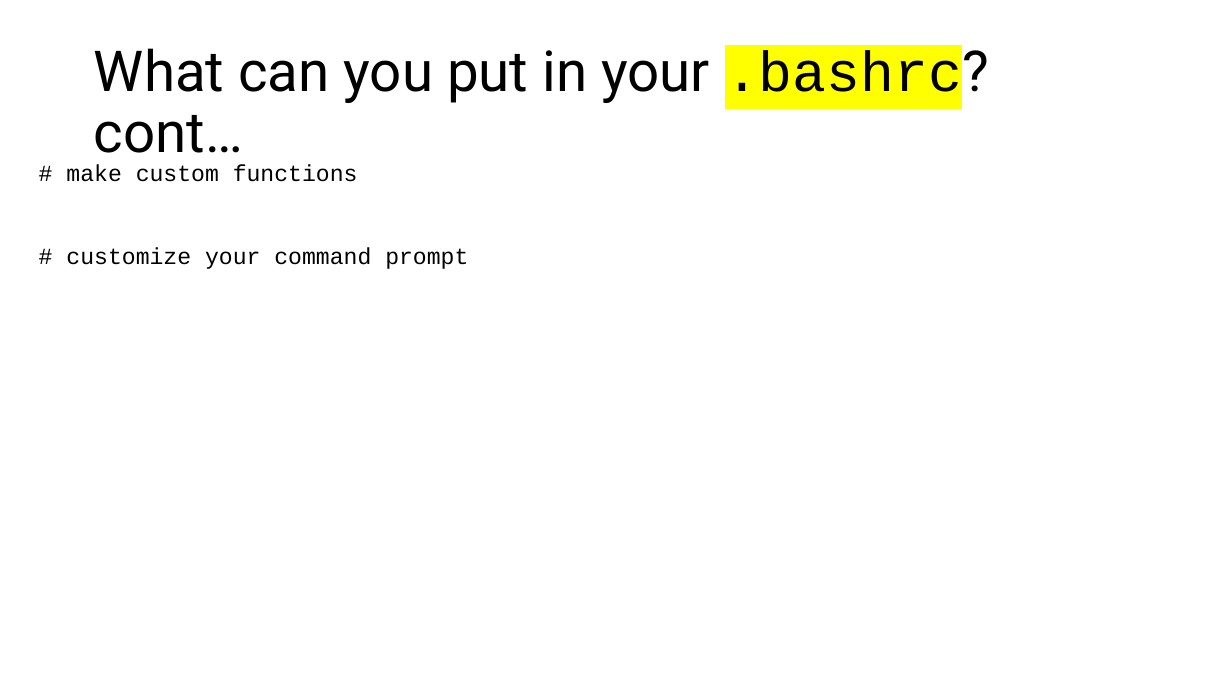
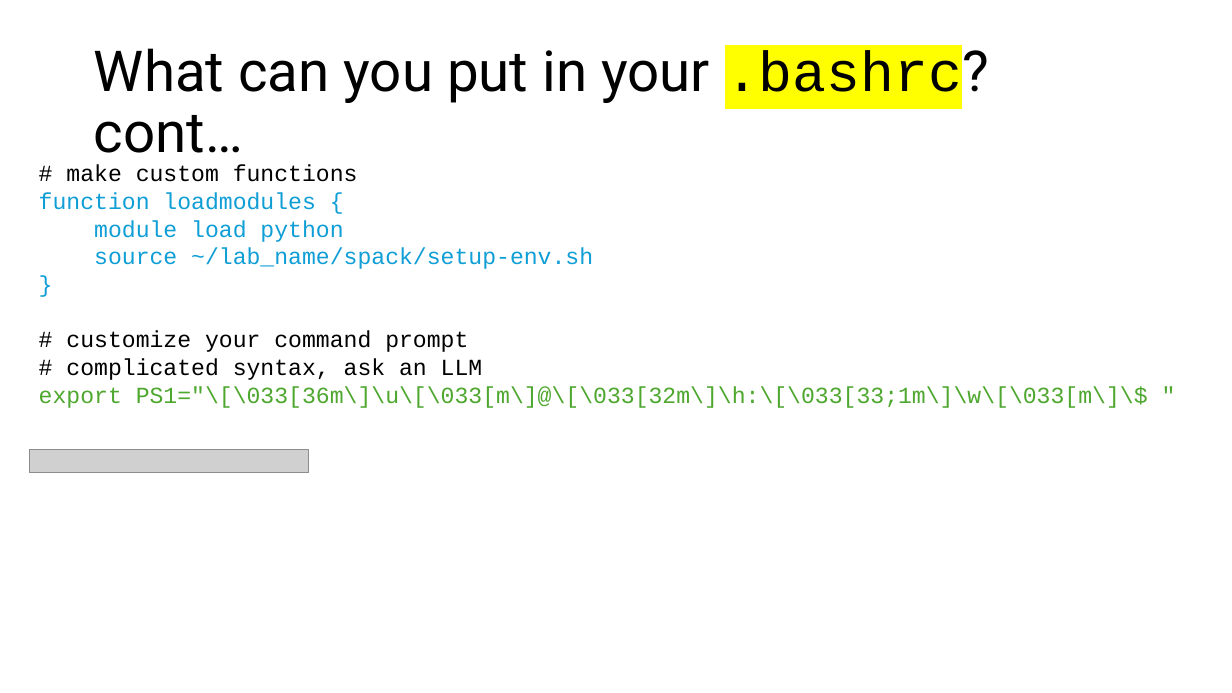
Before and after one commit to harvardinformatics/short-trainings, a slide deck: slide 14 of cmd-line-101/cmdline_tips_draft.pptx. Drawn at 1232x693 pixels with LibreOffice and Linux fonts; fonts in the diff are those of the drawing; grey boxes stand for pictures. Boxes give left, top, right and bottom in pixels: in the first picture for what was removed or moved away, otherwise in the second. Text is boxed around its words. In the diff, an @@ line names an element or a change of style, - is before the commit and + after.

```diff
--- a/cmd-line-101/cmdline_tips_draft.pptx
+++ b/cmd-line-101/cmdline_tips_draft.pptx
@@ text at (x1=39, y1=192, x2=593, y2=269): paragraphs added @@
+function loadmodules {
+module load python
+source ~/lab_name/spack/setup-env.sh
+}
@@ text at (x1=39, y1=358, x2=1148, y2=408): paragraphs added @@
+# complicated syntax, ask an LLM
+export PS1="\[\033[36m\]\u\[\033[m\]@\[\033[32m\]\h:\[\033[33;1m\]\w\[\033[m\]\$ "
@@ picture added at (x1=30, y1=449, x2=308, y2=472) @@
```
Also in this commit, not shown: 12 other slides changed, 2 slides added.
